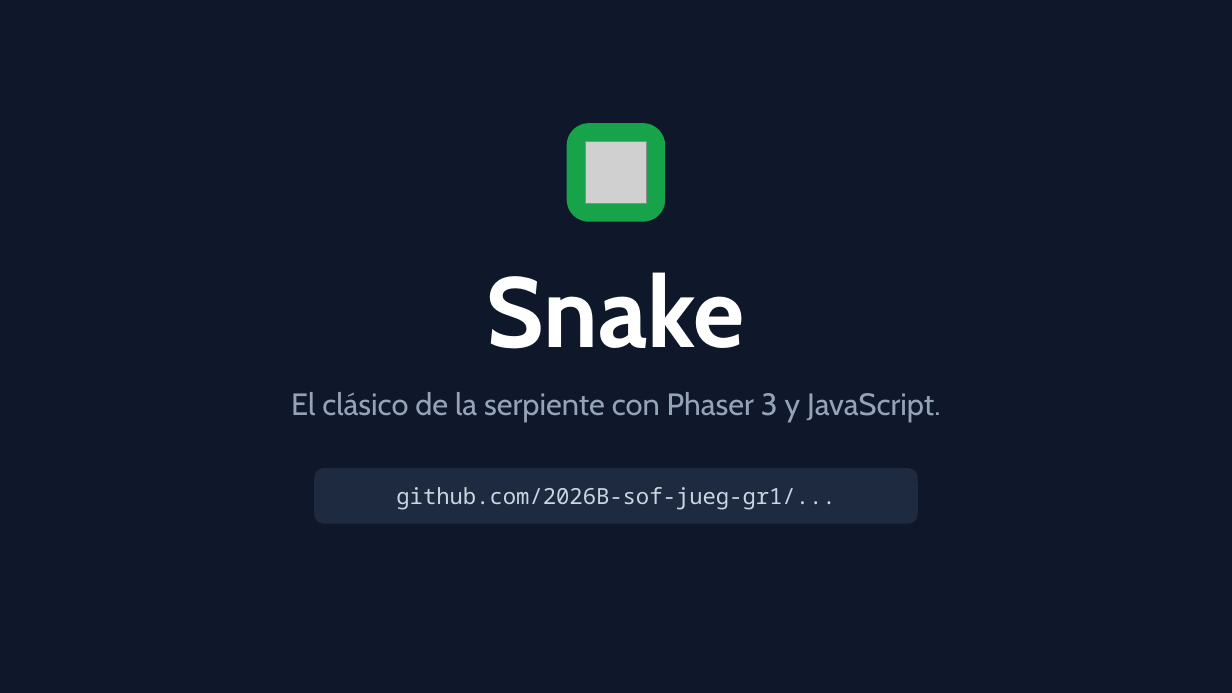
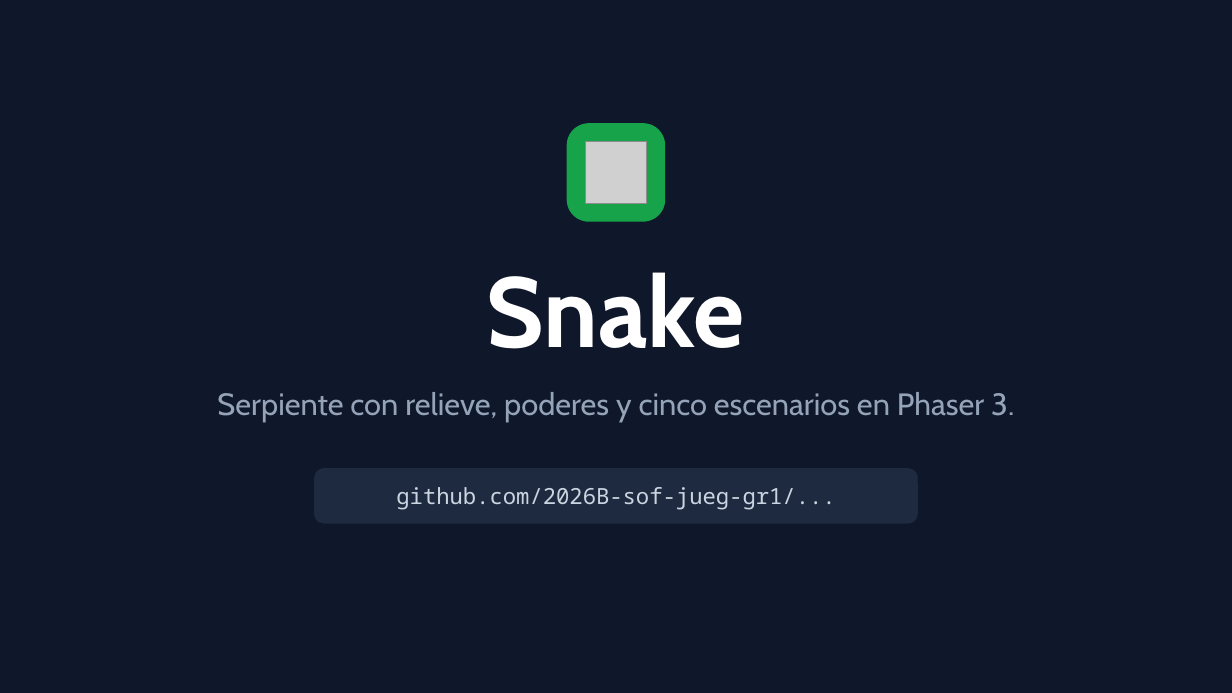
Before and after one commit to 2026B-sof-jueg-gr1/VELASQUEZ-CANDO-CAROL-ABIGAIL-jueg-gr3, a slide deck: slide 1 of Snake/Presentación de Snake.pptx. Drawn at 1232x693 pixels with LibreOffice and Linux fonts; fonts in the diff are those of the drawing; grey boxes stand for pictures. Boxes give left, top, right and bottom in pixels: in the first picture for what was removed or moved away, otherwise in the second. Text is boxed around its words. In the diff, an @@ line names an element or a change of style, - is before the commit and + after.

```diff
--- a/Snake/Presentación de Snake.pptx
+++ b/Snake/Presentación de Snake.pptx
@@ text at box(217, 392, 1014, 422): text changed @@
-El clásico de la serpiente con Phaser 3 y JavaScript.
+Serpiente con relieve, poderes y cinco escenarios en Phaser 3.
```
Also in this commit, not shown: 6 other slides changed, 6 slides added, 2 slides removed, 1 other file.
